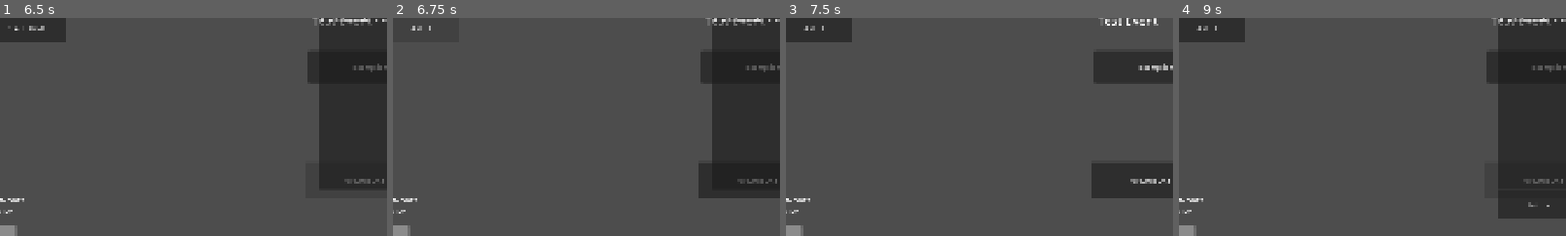
Above: before the commit, frames 1-4 (left to right).
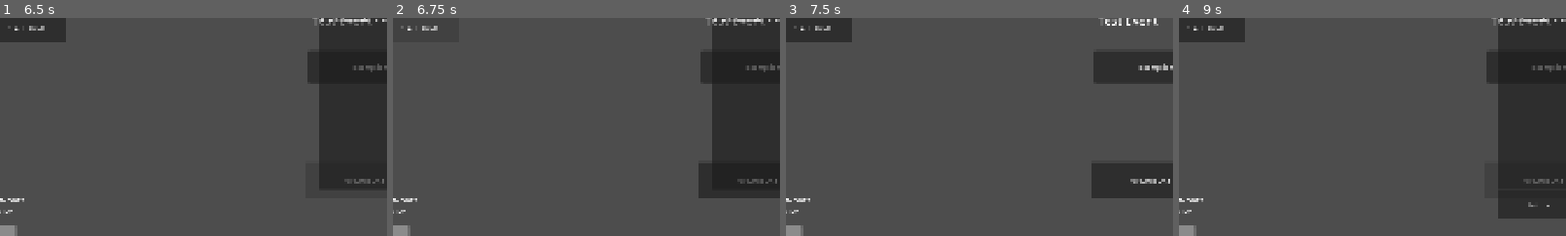
Above: after the commit, the same moments.

Repository: Orangechrisy/gmtk-game-jam-2026
Game: Godot game, scene res://Nope Folder/NopeTestScene.tscn
Two runs of this game, one before a commit and one after it. Both use one fixed random seed, a clock stepped at 60 frames per second and the inputs below. This scene is started directly instead of the project's main scene.
Inputs:
- Up to frame 1 (6.5 s): click "MENU" at 0.5 s; click "PLACE ARMY" at 1.25 s; click "CANCEL" at 2 s; click "UPDATE DAY" at 2.75 s; click "button" at 3.5 s; click "END DAY" at 4.25 s; click "button" at 5 s; click "UPDATE DAY" at 5.75 s
- Up to frame 2 (6.75 s): click "PLACE ARMY" at 6.5 s
- Up to frame 3 (7.5 s): click "button" at 7.25 s
- Up to frame 4 (9 s): click "END DAY" at 8 s; click "UPDATE DAY" at 8.75 s
The pictures show only the part of the screen within x 3-53%, y 28-78%; the shares and areas given below are measured in that part.

Frame 1 is identical in both runs. In frame 2, 0.2% of the frame differs, in the area x 2-12%, y 3-6%; in frame 3, 0.2%; in frame 4, 0.2%.

Commit message:
mouse clicking properly
still need to stop hovering...

Diff:
--- a/Events/EventOptions/event_option_button.gd
+++ b/Events/EventOptions/event_option_button.gd
@@ -23,19 +23,21 @@
 	option_name = "[b]" + str(success_odds * 100) + "%[/b] " + option_name
 
 func _on_mouse_entered() -> void:
-	tooltip.set_values(option_desc, success_outcome, failure_outcome)
-	tooltip.visible = not tooltip.visible
+	if GameState.MouseMode == GameState.Click.EVENT:
+		tooltip.set_values(option_desc, success_outcome, failure_outcome)
+		tooltip.visible = not tooltip.visible
 
 func _on_mouse_exited() -> void:
-	tooltip.visible = not tooltip.visible
+	if GameState.MouseMode == GameState.Click.EVENT:
+		tooltip.visible = not tooltip.visible
 
 
 func _on_pressed() -> void:
-	print("button pressed!")
-	if randf_range(0, 1) <= success_odds:
-		for effect in success_outcome:
-			effect.do_effect()
-	else:
-		for effect in failure_outcome:
-			effect.do_effect()
-	get_node("/root/EventScene").close_event(true)
+	if GameState.MouseMode == GameState.Click.EVENT:
+		if randf_range(0, 1) <= success_odds:
+			for effect in success_outcome:
+				effect.do_effect()
+		else:
+			for effect in failure_outcome:
+				effect.do_effect()
+		get_node("/root/EventScene").close_event(true)
--- a/Events/event_scene.gd
+++ b/Events/event_scene.gd
@@ -1,6 +1,11 @@
 extends Control
 
 var current_event: MapEvent
+
+func _gui_input(event: InputEvent) -> void:
+	if GameState.MouseMode == GameState.Click.EVENT:
+		accept_event()
+		#get_viewport().set_input_as_handled()
 
 # Called when the node enters the scene tree for the first time.
 func _ready() -> void:
@@ -21,7 +26,6 @@
 
 ## shows the current event (either clicked on or auto?)
 func event_selected(event: MapEvent):
-	print("event selected!")
 	current_event = event
 	GameManager.update_current_event(event)
 	%Title.text = event.get_event_name()
@@ -32,6 +36,7 @@
 	set_dialogue(event.get_event_dialogue())
 	create_buttons(event.get_options())
 	visible = true
+	GameState.MouseMode = GameState.Click.EVENT
 
 ## adjusts the event popup to fit with the auto event setup
 func set_auto_event() -> void:
@@ -48,7 +53,6 @@
 
 ## dynamically creates up to 6 buttons, if more than 3 then it goes to a new row
 func create_buttons(options: Array[EventOption]) -> void:
-	print(%Options.get_children())
 	if options.size() > 3:
 		var halfway = int(ceil(options.size() / 2.0))
 		set_button_placements(%Options, options, Vector2i(0, halfway), halfway)
@@ -80,7 +84,9 @@
 		GameManager.update_current_province(null)
 	# so game manager can figure out if the day can end
 	GameManager.check_for_events()
+	GameState.MouseMode = GameState.Click.BASIC
 
 # button to hide the event without removing it
 func _on_close_pressed() -> void:
-	close_event(false)
+	if GameState.MouseMode == GameState.Click.EVENT:
+		close_event(false)
--- a/Events/event_scene.tscn
+++ b/Events/event_scene.tscn
@@ -1,6 +1,7 @@
 [gd_scene format=3 uid="uid://dxd0a1wsh1fpq"]
 
 [ext_resource type="Script" uid="uid://cg6eb32fs7qab" path="res://Events/event_scene.gd" id="1_qshbi"]
+[ext_resource type="Texture2D" uid="uid://d0tp7oprp4mbt" path="res://Assets/PORTRAIT_common_dude_1.png" id="2_5fbc5"]
 [ext_resource type="PackedScene" uid="uid://4yyww0bjv0og" path="res://Events/EventOptions/options_tooltip.tscn" id="3_086s4"]
 
 [sub_resource type="StyleBoxEmpty" id="StyleBoxEmpty_g4v7s"]
@@ -81,6 +82,7 @@
 unique_name_in_owner = true
 custom_minimum_size = Vector2(368, 512)
 layout_mode = 2
+texture = ExtResource("2_5fbc5")
 stretch_mode = 2
 
 [node name="VBoxContainer" type="VBoxContainer" parent="CenterContainer/VBoxContainer/PanelContainer2/MarginContainer/HBoxContainer" unique_id=535706079]
--- a/GameStructure/game_manager.gd
+++ b/GameStructure/game_manager.gd
@@ -140,10 +140,7 @@
 func roll_events() -> void:
 	var owned_provinces: Array[Province] = GameState.provinces.filter(func(province): return province.curr_owner == Province.Owner.KING)
 	owned_provinces.sort_custom(func(a, b): return a.fervor > b.fervor)
-	print(owned_provinces.size())
 	var num_events: int = min(owned_provinces.size(), randi_range(3, 5))
-	print("num events: ", num_events)
-	print(owned_provinces)
 	while num_events > 0:
 		for province in owned_provinces:
 			if num_events > 0:
--- a/GameStructure/game_state.gd
+++ b/GameStructure/game_state.gd
@@ -34,7 +34,7 @@
 
 # ENUMS
 enum Ending {REVOLUTION, COMMON_ASSASSIN, NOBLE_ASSASSIN, FLEE_DOCK_FAIL, FLEE_DOCK_SUCCESS, FLEE_MINES_FAIL, FLEE_MINES_SUCCESS, FLEE_OUTSKIRTS_FAIL, FLEE_OUTSKIRTS_SUCCESS, SURRENDER_FAIL, SURRENDER_SUCCESS, ABDICATE_FAIL, ABDICATE_SUCCESS}
-enum Click {BASIC, ARMY_PLACEMENT}
+enum Click {BASIC, ARMY_PLACEMENT, EVENT, PAUSE}
 var MouseMode: int = Click.BASIC:
 	set(val):
 		MouseMode = val
--- a/Map/map.gd
+++ b/Map/map.gd
@@ -11,6 +11,7 @@
 ## does the necessary actions for pausing the game and opening the pause menu
 func pause_game() -> void:
 	$PauseMenu.visible = true
+	GameState.MouseMode = GameState.Click.PAUSE
 
 ## does the necessary actions for unpausing the game and closing the pause menu
 func unpause_game() -> void:
--- a/Menus/PauseMenu.tscn
+++ b/Menus/PauseMenu.tscn
@@ -2,9 +2,6 @@
 
 [ext_resource type="Script" uid="uid://nq5b2qatca1p" path="res://Menus/pause_menu.gd" id="1_3ke7c"]
 [ext_resource type="PackedScene" uid="uid://dglekacdrwykk" path="res://Menus/OptionsMenu.tscn" id="2_7n1tg"]
-
-[sub_resource type="CanvasTexture" id="CanvasTexture_44tyx"]
-specular_color = Color(0, 0, 0, 1)
 
 [sub_resource type="LabelSettings" id="LabelSettings_a6wwx"]
 font_size = 30
@@ -13,14 +10,6 @@
 layout_mode = 3
 anchors_preset = 0
 script = ExtResource("1_3ke7c")
-
-[node name="TextureRect" type="TextureRect" parent="." unique_id=1336114848]
-modulate = Color(1, 1, 1, 0)
-layout_mode = 0
-offset_right = 1921.0
-offset_bottom = 1081.0
-mouse_filter = 0
-texture = SubResource("CanvasTexture_44tyx")
 
 [node name="PausePauseMenu" type="Control" parent="." unique_id=1101120966]
 anchors_preset = 0
--- a/Menus/pause_menu.gd
+++ b/Menus/pause_menu.gd
@@ -1,6 +1,10 @@
 extends Control
 
 signal back_up()
+
+func _gui_input(event: InputEvent) -> void:
+	if GameState.MouseMode == GameState.Click.PAUSE:
+		accept_event()
 
 # Called when the node enters the scene tree for the first time.
 func _ready() -> void:
@@ -10,16 +14,21 @@
 
 
 func _on_return_to_game_button_pressed() -> void:
-	self.visible = false
-	back_up.emit()
+	if GameState.MouseMode == GameState.Click.PAUSE:
+		self.visible = false
+		GameState.MouseMode = GameState.Click.BASIC
+		back_up.emit()
 
 func on_back_up() -> void:
-	$PausePauseMenu.visible = true
+	if GameState.MouseMode == GameState.Click.PAUSE:
+		$PausePauseMenu.visible = true
 
 func _on_options_button_pressed() -> void:
-	$PausePauseMenu.visible = false
-	$OptionsMenu.visible = true
+	if GameState.MouseMode == GameState.Click.PAUSE:
+		$PausePauseMenu.visible = false
+		$OptionsMenu.visible = true
 
 # TODO: Improve this! Depending on how we handle the main menu!
 func _on_quit_to_menu_button_pressed() -> void:
-	get_tree().change_scene_to_file("res://Menus/MainMenu.tscn")
+	if GameState.MouseMode == GameState.Click.PAUSE:
+		get_tree().change_scene_to_file("res://Menus/MainMenu.tscn")
--- a/UI/main_interface.gd
+++ b/UI/main_interface.gd
@@ -45,16 +45,18 @@
 
 
 func _on_menu_button_pressed() -> void:
-	pause_game.emit()
+	if GameState.MouseMode == GameState.Click.BASIC:
+		pause_game.emit()
 
 ## Handles army placement button
 func _on_place_army_button_pressed() -> void:
-	if GameState.get_armies_left() <= 0: return
+	if GameState.MouseMode == GameState.Click.BASIC or GameState.MouseMode == GameState.Click.ARMY_PLACEMENT:
+		if GameState.get_armies_left() <= 0: return
 
-	if GameState.MouseMode == GameState.Click.BASIC:
-		GameState.MouseMode = GameState.Click.ARMY_PLACEMENT
-	elif GameState.MouseMode == GameState.Click.ARMY_PLACEMENT:
-		GameState.MouseMode = GameState.Click.BASIC
+		if GameState.MouseMode == GameState.Click.BASIC:
+			GameState.MouseMode = GameState.Click.ARMY_PLACEMENT
+		elif GameState.MouseMode == GameState.Click.ARMY_PLACEMENT:
+			GameState.MouseMode = GameState.Click.BASIC
 
 ## adjust end day button visibility (val = true means there is an active event)
 func show_end_day(val: bool) -> void:
@@ -62,5 +64,6 @@
 
 ## ends the day when pressed
 func _on_end_day_pressed() -> void:
-	$EndDay.visible = false
-	GameManager.end_day()
+	if GameState.MouseMode == GameState.Click.BASIC:
+		$EndDay.visible = false
+		GameManager.end_day()
